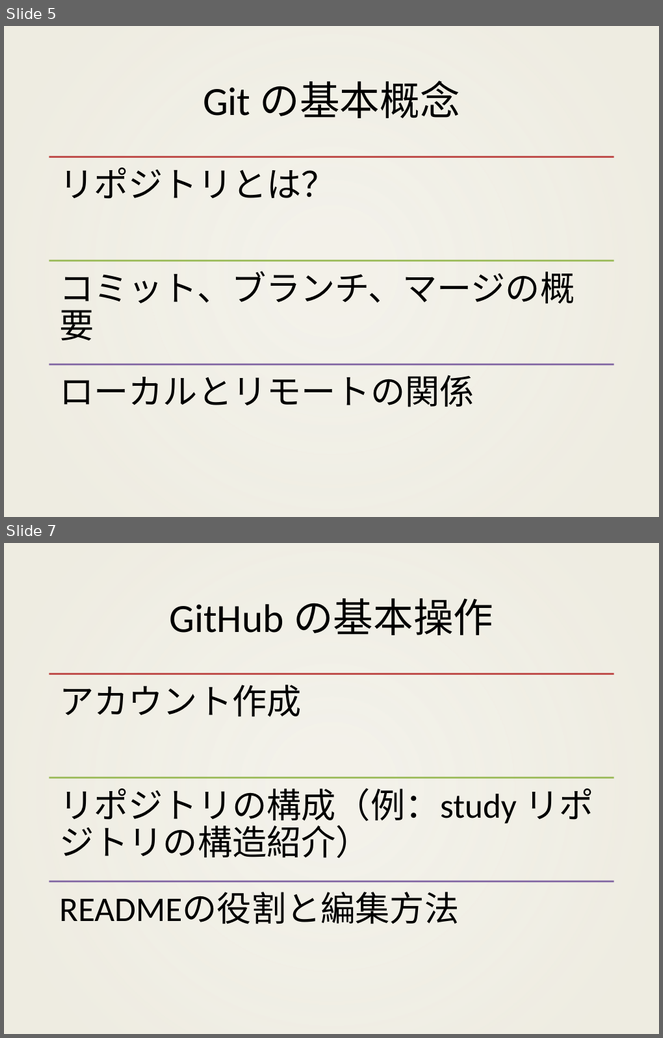
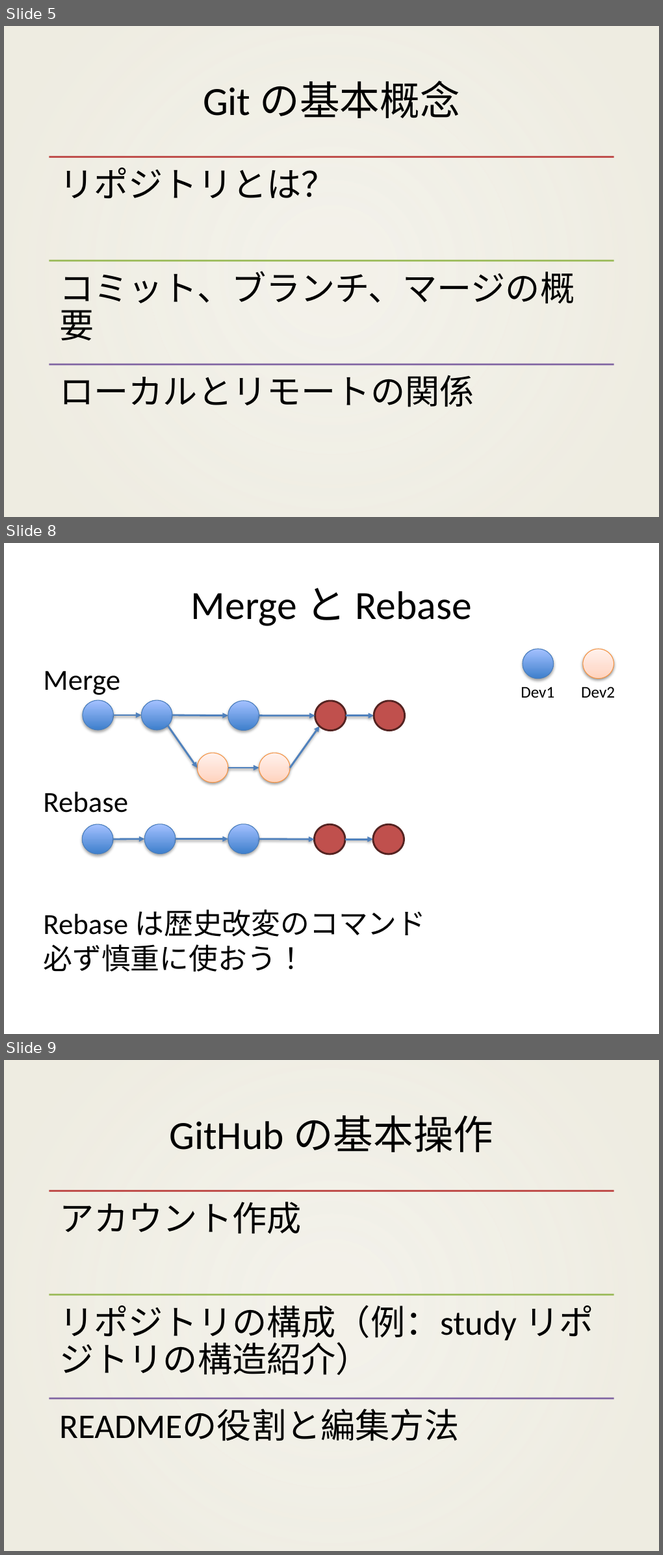
Before and after one commit to pyxudev/SenjuMeetupDocs, a slide deck: GitHub/GitHub_HandsOn.pptx. Shown one above the other, each under a label of ours: slides 5 and 7 before the commit, slides 5, 8 and 9 after it; the slides between them are not shown. The pictures are 663x1038 and 663x1555 pixels, drawn with LibreOffice and Linux fonts; fonts in the diff are those of the drawing; background and template pictures are left out. Boxes give left, top, right and bottom in pixels: in the first picture for what was removed or moved away, otherwise in the second. Text is boxed around its words. In the diff, an @@ line names an element or a change of style, - is before the commit and + after.

```diff
--- a/GitHub/GitHub_HandsOn.pptx
+++ b/GitHub/GitHub_HandsOn.pptx
@@ slide 8 added at (4, 543, 659, 1034), background #FFFFFF @@
@@ title added at (191, 588, 472, 626), 44 pt, text #000000 @@
+Merge と Rebase
@@ ellipse added at (523, 649, 554, 679), fill gradient #3F80CE to #A4C4FF, outline #4B7EBC 0.75 pt @@
@@ ellipse added at (583, 649, 614, 679), fill gradient #FFD2BD to #FFDED0 to #FFF2ED, outline #F69240 0.75 pt @@
@@ text added at (43, 671, 426, 972), 32 pt, text #000000 @@
+Merge
+Rebase
+Rebase は歴史改変のコマンド
+必ず慎重に使おう！
@@ text added at (521, 687, 555, 698), 18 pt, text #000000 @@
+Dev1
@@ text added at (581, 687, 615, 698), 18 pt, text #000000 @@
+Dev2
@@ ellipse added at (83, 700, 113, 730), fill gradient #3F80CE to #A4C4FF, outline #4B7EBC 0.75 pt @@
@@ arrow added from (113, 715) to (142, 715), #4F81BD 2 pt @@
@@ ellipse added at (142, 700, 172, 730), fill gradient #3F80CE to #A4C4FF, outline #4B7EBC 0.75 pt @@
@@ arrow added from (172, 715) to (228, 716), #4F81BD 2 pt @@
@@ ellipse added at (228, 701, 259, 730), fill gradient #3F80CE to #A4C4FF, outline #4B7EBC 0.75 pt @@
@@ arrow added from (259, 716) to (315, 716), #4F81BD 2 pt @@
@@ ellipse added at (315, 701, 346, 730), fill #C0504D, outline #542322 2 pt @@
@@ arrow added from (346, 716) to (374, 716), #4F81BD 2 pt @@
@@ ellipse added at (374, 701, 405, 730), fill #C0504D, outline #542322 2 pt @@
@@ arrow added from (168, 726) to (197, 768), #4F81BD 2 pt @@
@@ arrow added from (290, 768) to (320, 726), #4F81BD 2 pt @@
@@ ellipse added at (197, 754, 228, 783), fill gradient #FFD2BD to #FFDED0 to #FFF2ED, outline #F69240 0.75 pt @@
@@ ellipse added at (259, 754, 289, 783), fill gradient #FFD2BD to #FFDED0 to #FFF2ED, outline #F69240 0.75 pt @@
@@ arrow added from (228, 768) to (259, 768), #4F81BD 2 pt @@
@@ ellipse added at (82, 824, 113, 854), fill gradient #3F80CE to #A4C4FF, outline #4B7EBC 0.75 pt @@
@@ ellipse added at (145, 824, 176, 854), fill gradient #3F80CE to #A4C4FF, outline #4B7EBC 0.75 pt @@
@@ ellipse added at (228, 824, 259, 854), fill gradient #3F80CE to #A4C4FF, outline #4B7EBC 0.75 pt @@
@@ ellipse added at (315, 824, 345, 854), fill #C0504D, outline #542322 2 pt @@
@@ ellipse added at (373, 824, 404, 854), fill #C0504D, outline #542322 2 pt @@
@@ arrow added from (113, 839) to (145, 839), #4F81BD 2 pt @@
@@ arrow added from (176, 839) to (228, 839), #4F81BD 2 pt @@
@@ arrow added from (259, 839) to (315, 840), #4F81BD 2 pt @@
@@ arrow added from (345, 840) to (373, 840), #4F81BD 2 pt @@
@@ what was slide 7 is now slide 9 @@
```
Also in this commit, not shown: 3 slides changed, 2 other slides added.
